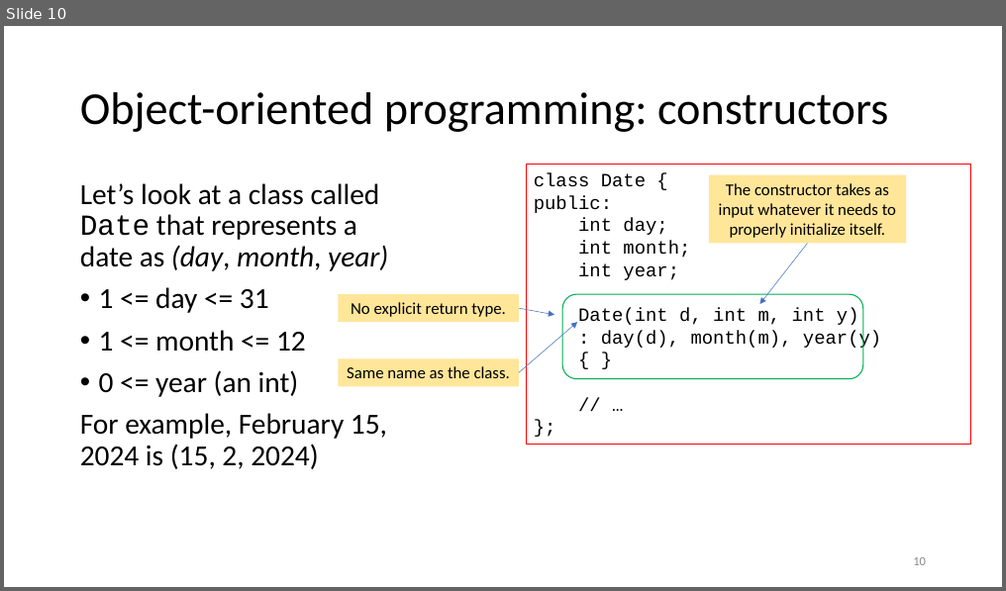
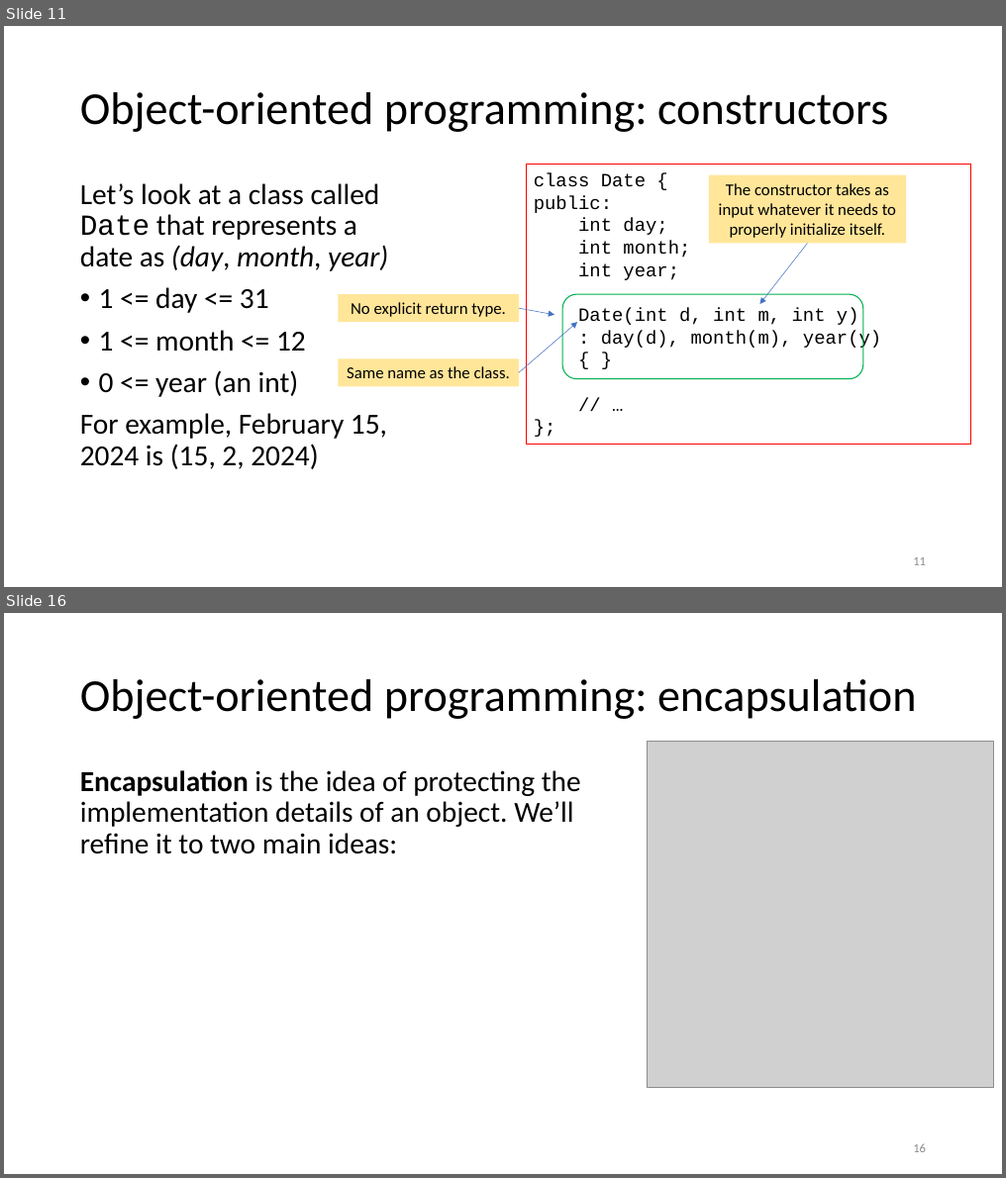
Before and after one commit to tjd1234/cmpt135spring2024, a slide deck: sample_code/week5/week5_cmpt135.pptx. Shown one above the other, each under a label of ours: slide 10 before the commit, slides 11 and 16 after it; the slides between them are not shown. The pictures are 1006x591 and 1006x1178 pixels, drawn with LibreOffice and Linux fonts; fonts in the diff are those of the drawing; grey boxes stand for pictures. Boxes give left, top, right and bottom in pixels: in the first picture for what was removed or moved away, otherwise in the second. Text is boxed around its words. In the diff, an @@ line names an element or a change of style, - is before the commit and + after.

```diff
--- a/sample_code/week5/week5_cmpt135.pptx
+++ b/sample_code/week5/week5_cmpt135.pptx
@@ slide 16 added at box(4, 613, 1002, 1174), background #FFFFFF @@
@@ title added at box(80, 679, 916, 719), 44 pt, text #000000 @@
+Object-oriented programming: encapsulation
@@ picture added at box(648, 741, 993, 1087) @@
@@ text added at box(80, 770, 581, 855), 28 pt, text #000000 @@
+Encapsulation is the idea of protecting the implementation details of an object. We’ll refine it to two main ideas:
@@ page number added at box(913, 1144, 926, 1153), 12 pt, text #8C8C8C @@
+16
@@ what was slide 10 is now slide 11 @@
@@ page number at box(913, 558, 926, 566): text changed @@
-10
+11
```
Also in this commit, not shown: 20 slides changed, 5 other slides added, 2 other files.
